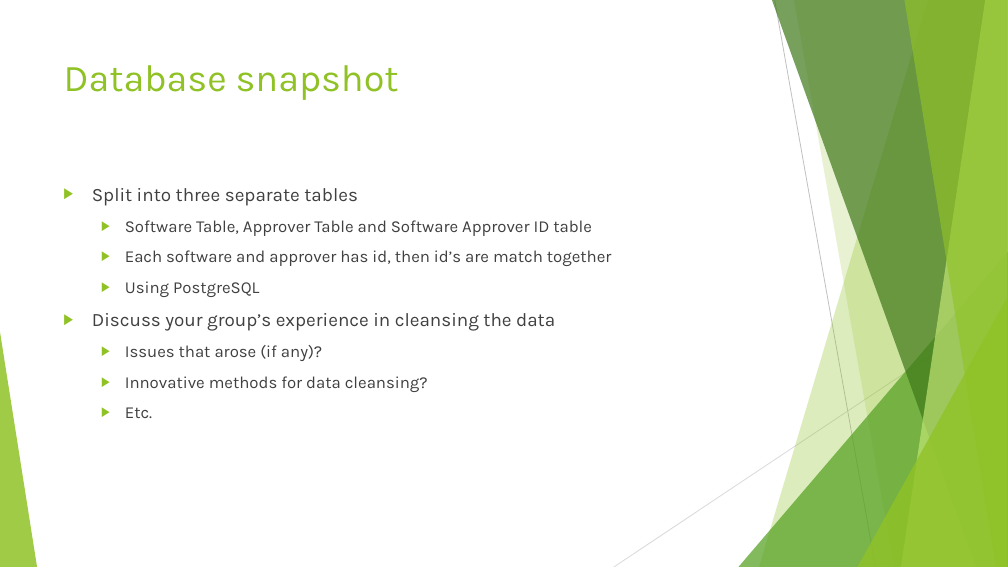
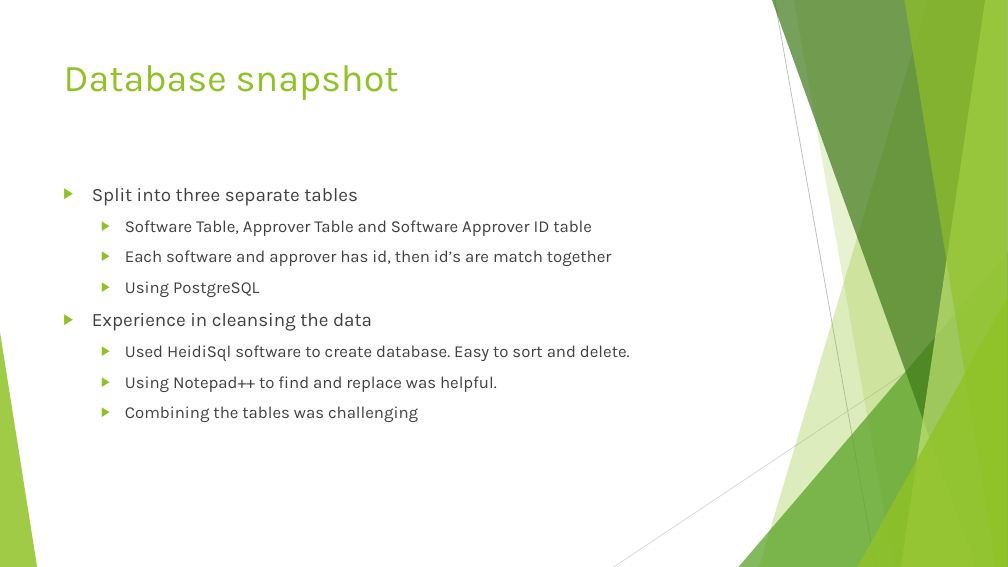
Before and after one commit to Konnie789/ENSE-470, a slide deck: slide 2 of Milestone 4/Milestone 4.ppt. Drawn at 1008x567 pixels with LibreOffice and Linux fonts; fonts in the diff are those of the drawing. Boxes give left, top, right and bottom in pixels: in the first picture for what was removed or moved away, otherwise in the second. Text is boxed around its words. In the diff, an @@ line names an element or a change of style, - is before the commit and + after.

Commit message:
Added Few things to Database slide

```diff
--- a/Milestone 4/Milestone 4.ppt
+++ b/Milestone 4/Milestone 4.ppt
@@ text at [92,313,630,422]: text changed @@
-▶ Discuss your group’s experience in cleansing the data
-  ▶ Issues that arose (if any)?
-  ▶ Innovative methods for data cleansing?
-  ▶ Etc.
+▶ Experience in cleansing the data
+  ▶ Used HeidiSql software to create database. Easy to sort and delete.
+  ▶ Using Notepad++ to find and replace was helpful.
+  ▶ Combining the tables was challenging
```
Also in this commit, not shown: 6 other slides changed.
